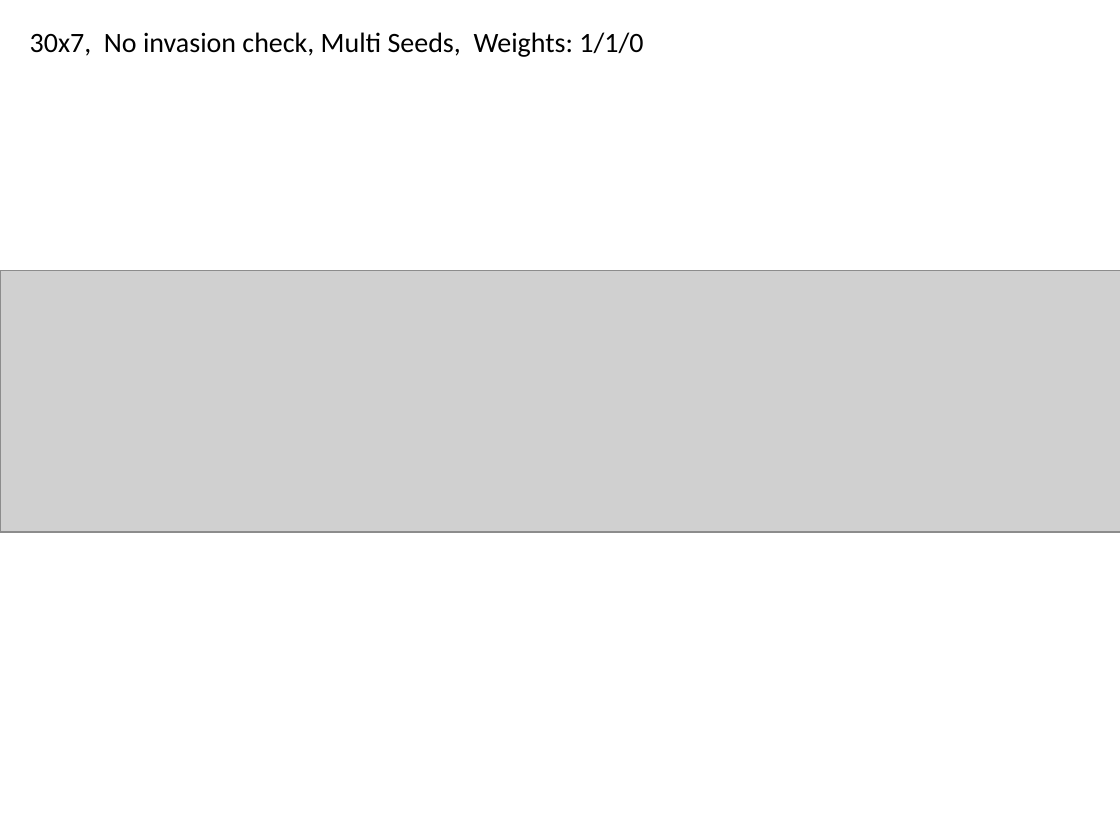
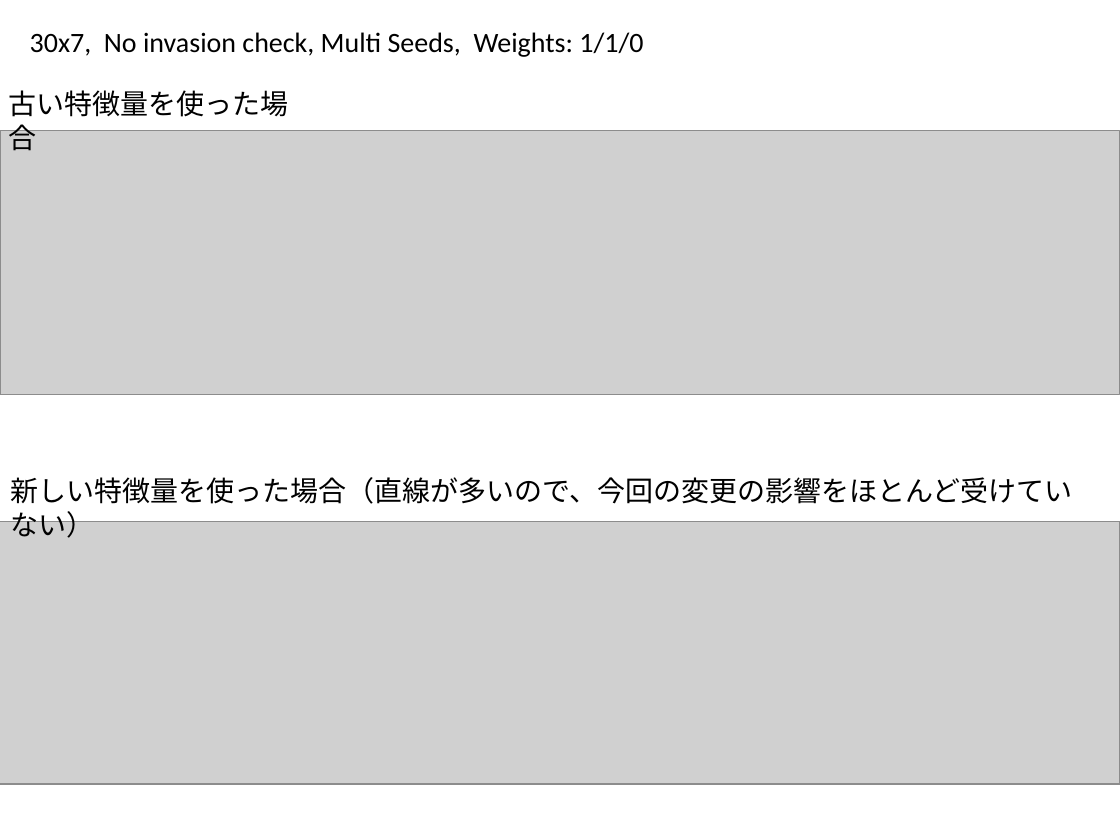
Before and after one commit to gnishida/RoadDesigner, a slide deck: slide 6 of doc/results_20140314/results_20140314.pptx (slide 7 before the commit). Drawn at 1120x840 pixels with LibreOffice and Linux fonts; fonts in the diff are those of the drawing; grey boxes stand for pictures. Boxes give left, top, right and bottom in pixels: in the first picture for what was removed or moved away, otherwise in the second. Text is boxed around its words. In the diff, an @@ line names an element or a change of style, - is before the commit and + after.

```diff
--- a/doc/results_20140314/results_20140314.pptx
+++ b/doc/results_20140314/results_20140314.pptx
@@ text added at box(8, 90, 288, 117), 18 pt, text #000000 @@
+古い特徴量を使った場合
@@ picture added at box(0, 131, 1120, 395) @@
@@ picture removed at box(0, 271, 1120, 532) @@
@@ text added at box(11, 477, 1073, 504), 18 pt, text #000000 @@
+新しい特徴量を使った場合（直線が多いので、今回の変更の影響をほとんど受けていない）
@@ picture added at box(0, 521, 1120, 784) @@
```
Also in this commit, not shown: 2 other slides changed, 1 slide added, 4 slides removed, 6 other files.
